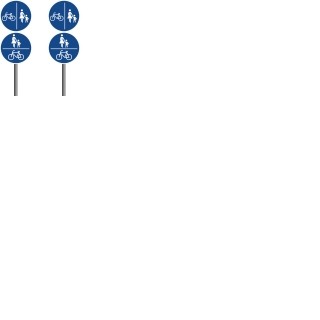
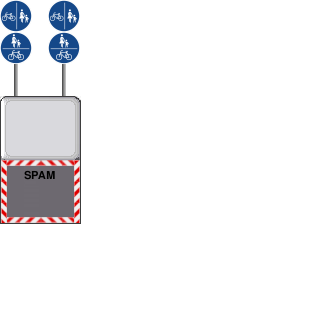
Layer changes from the first 320px x 320px image to the second:
added layer "Eingefügte Ebene #1" above "Eingefügte Ebene #4" over left=1, top=160, right=7, bottom=223
painted on "Eingefügte Ebene" over left=62, top=96, right=80, bottom=223
added layer "Eingefügte Ebene #3" above "Eingefügte Ebene #2" over left=1, top=217, right=80, bottom=223
added layer "Eingefügte Ebene #2" above "SPAM" over left=1, top=160, right=80, bottom=166
added layer "SPAM" above "Ebene" over left=24, top=170, right=55, bottom=180
painted on "Ebene" over left=0, top=96, right=81, bottom=224
